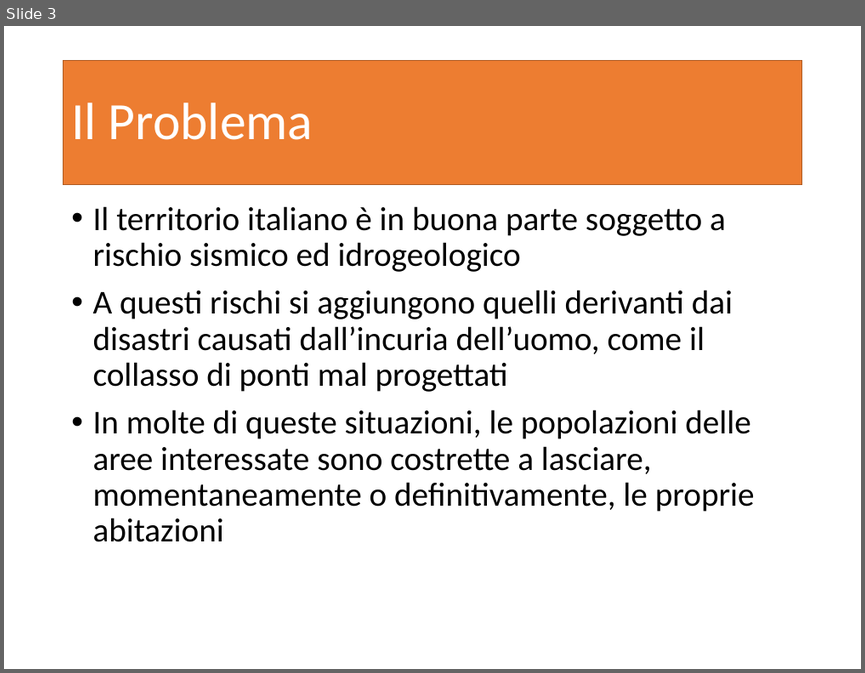
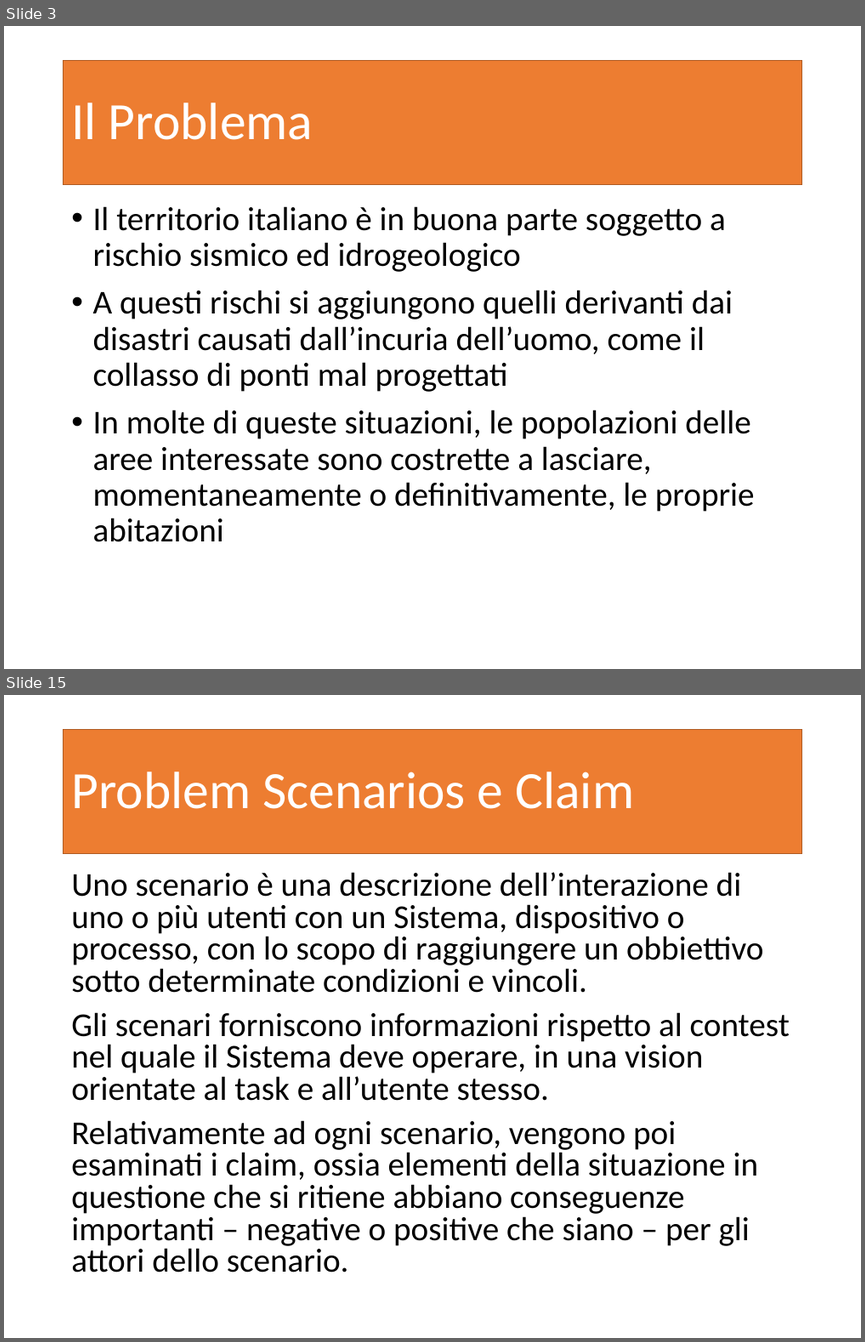
Before and after one commit to garjilius/ShareMyHouse, a slide deck: Documentazione/PresentazioneShareMyHouse.pptx. Shown one above the other, each under a label of ours: slide 3 before the commit, slides 3 and 15 after it; the slides between them are not shown. The pictures are 865x673 and 865x1342 pixels, drawn with LibreOffice and Linux fonts; fonts in the diff are those of the drawing. Boxes give left, top, right and bottom in pixels: in the first picture for what was removed or moved away, otherwise in the second. Text is boxed around its words. In the diff, an @@ line names an element or a change of style, - is before the commit and + after.

Commit message:
Parte di Analisi del Problema nella presentazione

```diff
--- a/Documentazione/PresentazioneShareMyHouse.pptx
+++ b/Documentazione/PresentazioneShareMyHouse.pptx
@@ slide 15 added at <box>4,695,861,1338</box>, background #FFFFFF @@
@@ title added at <box>64,729,801,853</box>, fill #ED7D31, outline #AF5C24 1 pt, 44 pt, text #FFFFFF @@
+Problem Scenarios e Claim
@@ text added at <box>71,872,789,1272</box>, 28 pt, text #000000 @@
+Uno scenario è una descrizione dell’interazione di uno o più utenti con un Sistema, dispositivo o processo, con lo scopo di raggiungere un obbiettivo sotto determinate condizioni e vincoli.
+Gli scenari forniscono informazioni rispetto al contest nel quale il Sistema deve operare, in una vision orientate al task e all’utente stesso.
+Relativamente ad ogni scenario, vengono poi esaminati i claim, ossia elementi della situazione in questione che si ritiene abbiano conseguenze importanti – negative o positive che siano – per gli attori dello scenario.
```
Also in this commit, not shown: 1 slide changed, 15 other slides added, 2 other files.
